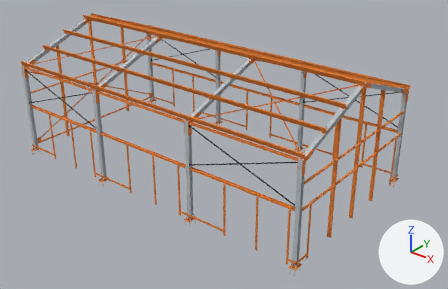
One commit to the COLLADA model jcg-pedragosa-proyecto/estructura-v2/Nave1_ESTRUCTURA_v2_vanos.dae: the scene before it, then after it.
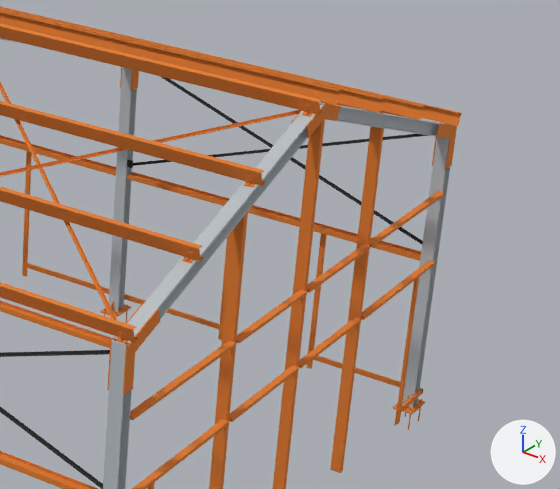
There are two pictures of each version: one whole from a 50 mm lens placed at (-37.3, 13.9, 18.2), pointed at (-58.5, 40.4, 1.7), one close up on the part from 59% to 99% of the width and 17% to 71% of the height. Every picture has the same lights, and +X, +Y and +Z are marked at lower right. The older version's two pictures come first. Where no turn or scale is listed for an object, it has been applied to the vertices. Vertices at exactly the same position are counted once.

The scene before the commit, as lines of its bpy script (objects in view):
```python
ob_clavadera_piñón_frente_y_4_003 = bpy.data.objects.new('Clavadera piñón frente y=4.003', me_clavadera_piñón_frente_y_4_003)
ob_clavadera_piñón_frente_y_4_003.location = (0.0, 0.0, 0.0)
ob_correa_a1 = bpy.data.objects.new('Correa A1', me_correa_a1)
ob_correa_a1.location = (0.0, 0.0, 0.0)
ob_correa_a2 = bpy.data.objects.new('Correa A2', me_correa_a2)
ob_correa_a2.location = (0.0, 0.0, 0.0)
ob_correa_a3 = bpy.data.objects.new('Correa A3', me_correa_a3)
ob_correa_a3.location = (0.0, 0.0, 0.0)
ob_correa_b1 = bpy.data.objects.new('Correa B1', me_correa_b1)
ob_correa_b1.location = (0.0, 0.0, 0.0)
ob_correa_b2 = bpy.data.objects.new('Correa B2', me_correa_b2)
ob_correa_b2.location = (0.0, 0.0, 0.0)
ob_correa_b3 = bpy.data.objects.new('Correa B3', me_correa_b3)
ob_correa_b3.location = (0.0, 0.0, 0.0)
ob_correa_b4 = bpy.data.objects.new('Correa B4', me_correa_b4)
ob_correa_b4.location = (0.0, 0.0, 0.0)
# also in view: 'Columnas.021' at (-49.9, 46.1, 2.7); 'Platina alero B x=-49.001' at (-49.8, 35.5, 5.4); 'Dinteles.023' at (-49.9, 43.4, 6.5); 'Dinteles.019' at (-49.9, 37.9, 6.6); 'Clavadera piñón frente y=4.36' at (-49.8, 44.6, 4.4)
```
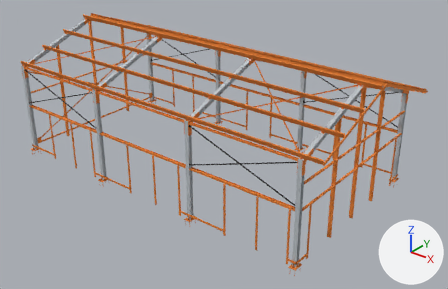
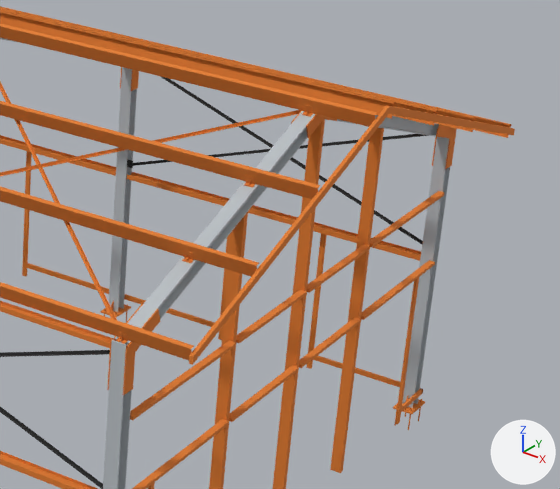
Boxes [x1, y1, x2, y2] around the edits, measured in the close-ups (560 x 489 px):
'Correa B4', rescaled: before [0, 24, 323, 115]; after [0, 24, 377, 127]
'Correa B3', rescaled: before [0, 101, 265, 186]; after [0, 101, 320, 199]
'Correa B2', rescaled: before [0, 186, 204, 261]; after [0, 186, 259, 276]
'Correa B1', rescaled: before [0, 282, 138, 342]; after [0, 282, 194, 360]
'Viga de borde cenefa B', added: after [189, 105, 390, 365]
'Correa A3', rescaled: before [0, 9, 385, 113]; after [0, 9, 438, 126]
'Correa A2', rescaled: before [0, 8, 425, 120]; after [0, 8, 476, 132]
'Correa A1', rescaled: before [0, 6, 461, 126]; after [0, 6, 512, 138]
'Viga de borde cenefa A', added (orange): after [389, 106, 515, 135]

The change, as a diff of the scene's bpy script:
```diff
--- a/jcg-pedragosa-proyecto/estructura-v2/Nave1_ESTRUCTURA_v2_vanos.dae.py
+++ b/jcg-pedragosa-proyecto/estructura-v2/Nave1_ESTRUCTURA_v2_vanos.dae.py
@@ me_correa_a1 @@
-me_correa_a1.from_pydata(...)  # 24 vertices, 44 faces; spans x -70.6..-49.7, y 46.1..46.3, z 5.7..5.9
+me_correa_a1.from_pydata(...)  # 24 vertices, 44 faces; spans x -70.6..-48.8, y 46.1..46.3, z 5.7..5.9
+# me_correa_a1 part 1: the whole mesh is scaled about its middle by (1.04, 0.996, 0.998), then moved by (0.5, 0.0, 0.0)
 me_correa_a1.materials.append(mat_nuevo_acero_naranja)
@@ me_correa_a2 @@
-me_correa_a2.from_pydata(...)  # 24 vertices, 44 faces; spans x -70.6..-49.7, y 44.4..44.5, z 6.3..6.6
+me_correa_a2.from_pydata(...)  # 24 vertices, 44 faces; spans x -70.6..-48.8, y 44.4..44.5, z 6.3..6.6
+# me_correa_a2 part 2: the whole mesh is scaled about its middle by (1.04, 0.996, 0.998), then moved by (0.5, 0.0, 0.0)
 me_correa_a2.materials.append(mat_nuevo_acero_naranja)
@@ me_correa_a3 @@
-me_correa_a3.from_pydata(...)  # 24 vertices, 44 faces; spans x -70.6..-49.7, y 42.6..42.8, z 6.9..7.2
+me_correa_a3.from_pydata(...)  # 24 vertices, 44 faces; spans x -70.6..-48.8, y 42.6..42.8, z 6.9..7.2
+# me_correa_a3 part 3: the whole mesh is scaled about its middle by (1.04, 0.997, 0.999), then moved by (0.5, 0.0, 0.0)
 me_correa_a3.materials.append(mat_nuevo_acero_naranja)
@@ me_correa_b1 @@
-me_correa_b1.from_pydata(...)  # 24 vertices, 44 faces; spans x -70.6..-49.7, y 35.1..35.2, z 5.7..5.9
+me_correa_b1.from_pydata(...)  # 24 vertices, 44 faces; spans x -70.6..-48.8, y 35.1..35.2, z 5.7..5.9
+# me_correa_b1 part 4: the whole mesh is scaled about its middle by (1.04, 0.996, 0.998), then moved by (0.5, 0.0, 0.0)
 me_correa_b1.materials.append(mat_nuevo_acero_naranja)
@@ me_correa_b2 @@
-me_correa_b2.from_pydata(...)  # 24 vertices, 44 faces; spans x -70.6..-49.7, y 36.8..37.0, z 6.3..6.6
+me_correa_b2.from_pydata(...)  # 24 vertices, 44 faces; spans x -70.6..-48.8, y 36.8..37.0, z 6.3..6.6
+# me_correa_b2 part 5: the whole mesh is scaled about its middle by (1.04, 0.996, 0.999), then moved by (0.5, 0.0, 0.0)
 me_correa_b2.materials.append(mat_nuevo_acero_naranja)
@@ me_correa_b3 @@
-me_correa_b3.from_pydata(...)  # 24 vertices, 44 faces; spans x -70.6..-49.7, y 38.6..38.7, z 6.9..7.2
+me_correa_b3.from_pydata(...)  # 24 vertices, 44 faces; spans x -70.6..-48.8, y 38.6..38.7, z 6.9..7.2
+# me_correa_b3 part 6: the whole mesh is scaled about its middle by (1.04, 0.997, 0.998), then moved by (0.5, 0.0, 0.0)
 me_correa_b3.materials.append(mat_nuevo_acero_naranja)
@@ me_correa_b4 @@
-me_correa_b4.from_pydata(...)  # 24 vertices, 44 faces; spans x -70.6..-49.7, y 40.3..40.5, z 7.6..7.8
+me_correa_b4.from_pydata(...)  # 24 vertices, 44 faces; spans x -70.6..-48.8, y 40.3..40.5, z 7.6..7.8
+# me_correa_b4 part 7: the whole mesh is scaled about its middle by (1.04, 0.996, 0.998), then moved by (0.5, 0.0, 0.0)
 me_correa_b4.materials.append(mat_nuevo_acero_naranja)
@@ me_viga_de_borde_cenefa_b @@
+me_viga_de_borde_cenefa_b.from_pydata([(-48.77, 40.68, 7.86), (-48.77, 35.05, 5.81), (-48.77, 35.05, 5.68), (-48.71, 35.05, 5.68), (-48.71, 35.05, 5.81), (-48.71, 40.68, 7.86), (-48.77, 40.68, 7.73), (-48.71, 40.68, 7.73)], [], [(0, 1, 2), (3, 4, 5), (2, 6, 0), (5, 7, 3), (5, 0, 1), (4, 5, 1), (7, 6, 0), (5, 7, 0), (3, 2, 6), (7, 3, 6), (4, 1, 2), (3, 4, 2)])
+me_viga_de_borde_cenefa_b.materials.append(mat_nuevo_acero_naranja)  # orange #e07b2a
@@ me_viga_de_borde_cenefa_a @@
+me_viga_de_borde_cenefa_a.from_pydata([(-48.77, 40.68, 7.73), (-48.77, 46.3, 5.68), (-48.77, 46.3, 5.81), (-48.71, 46.3, 5.81), (-48.71, 46.3, 5.68), (-48.71, 40.68, 7.73), (-48.77, 40.68, 7.86), (-48.71, 40.68, 7.86)], [], [(0, 1, 2), (3, 4, 5), (2, 6, 0), (5, 7, 3), (5, 0, 1), (4, 5, 1), (7, 6, 0), (5, 7, 0), (3, 2, 6), (7, 3, 6), (4, 1, 2), (3, 4, 2)])
+me_viga_de_borde_cenefa_a.materials.append(mat_nuevo_acero_naranja)  # orange #e07b2a
@@ ob_viga_de_borde_cenefa_b @@
+ob_viga_de_borde_cenefa_b = bpy.data.objects.new('Viga de borde cenefa B', me_viga_de_borde_cenefa_b)
+ob_viga_de_borde_cenefa_b.location = (0.0, 0.0, 0.0)
@@ ob_viga_de_borde_cenefa_a @@
+ob_viga_de_borde_cenefa_a = bpy.data.objects.new('Viga de borde cenefa A', me_viga_de_borde_cenefa_a)
+ob_viga_de_borde_cenefa_a.location = (0.0, 0.0, 0.0)
```
